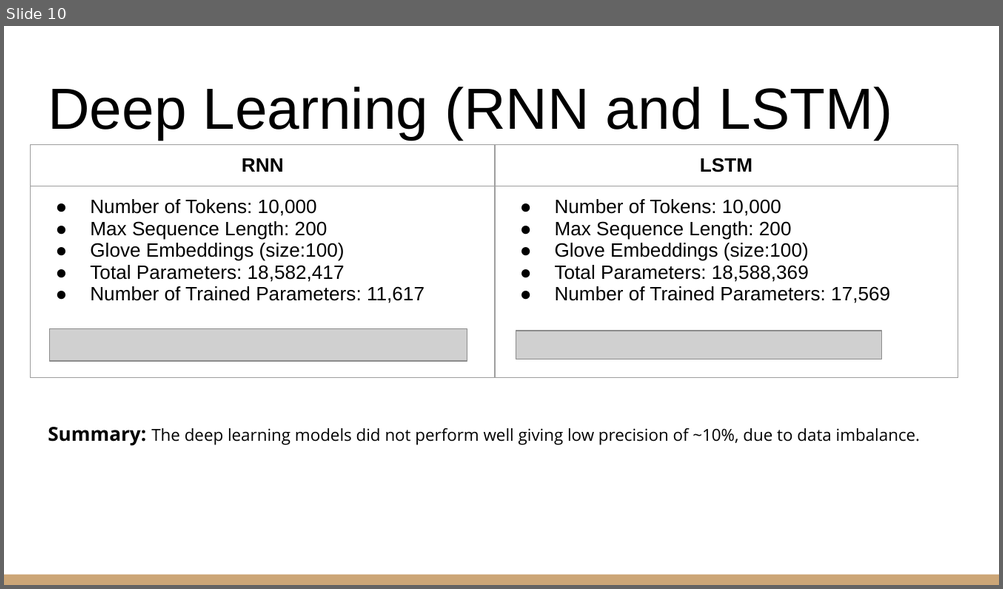
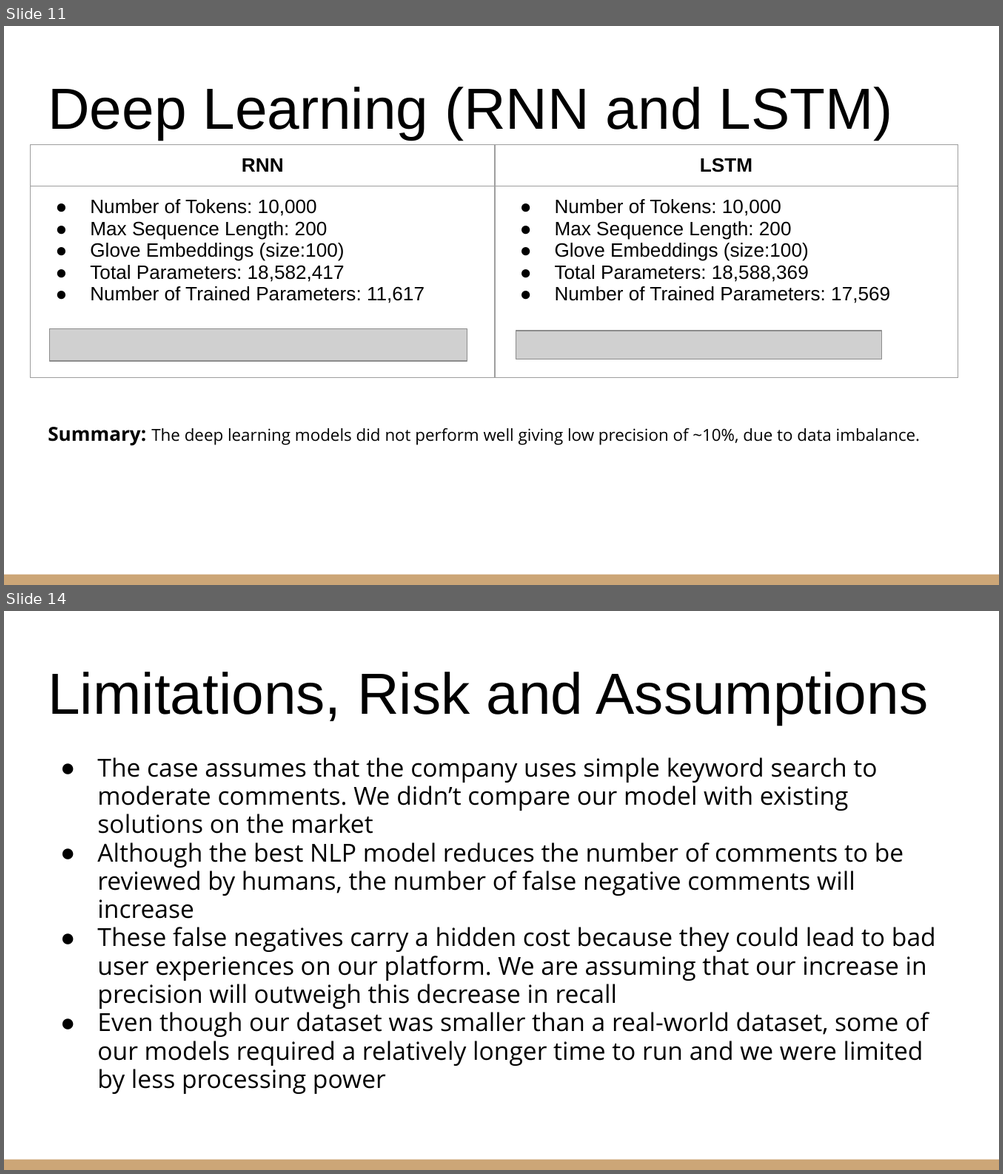
Before and after one commit to sudhanshurai360/NLP_final_project_Fall_2022, a slide deck: NLP Presentation.pptx. Shown one above the other, each under a label of ours: slide 10 before the commit, slides 11 and 14 after it; the slides between them are not shown. The pictures are 1003x589 and 1003x1174 pixels, drawn with LibreOffice and Linux fonts; fonts in the diff are those of the drawing; grey boxes stand for pictures. Boxes give left, top, right and bottom in pixels: in the first picture for what was removed or moved away, otherwise in the second. Text is boxed around its words. In the diff, an @@ line names an element or a change of style, - is before the commit and + after.

```diff
--- a/NLP Presentation.pptx
+++ b/NLP Presentation.pptx
@@ slide 14 added at [4,611,999,1170], background #FFFFFF; not listed: 1 template element that a slide beside it also shows @@
@@ title added at [48,672,928,726], 42 pt, text #000000 @@
+Limitations, Risk and Assumptions
@@ text added at [97,758,936,1094], 18 pt, text #000000 @@
+● The case assumes that the company uses simple keyword search to moderate comments. We didn’t compare our model with existing solutions on the market
+● Although the best NLP model reduces the number of comments to be reviewed by humans, the number of false negative comments will increase
+● These false negatives carry a hidden cost because they could lead to bad user experiences on our platform. We are assuming that our increase in precision will outweigh this decrease in recall
+● Even though our dataset was smaller than a real-world dataset, some of our models required a relatively longer time to run and we were limited by less processing power
@@ what was slide 10 is now slide 11 @@
```
Also in this commit, not shown: 5 slides changed, 2 other slides added, 1 slide removed.
